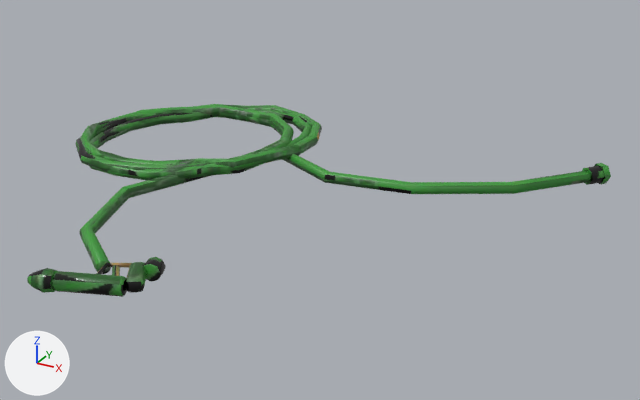
An edit to the glTF model assets/3d/fire/hose_coil.glb, drawn before and after from the same camera.
One viewpoint serves both versions: a camera (50 mm lens) standing at (1.99, -2.61, 1.21) and looking at (0.69, -0.25, 0.03). The lights are fixed; the arrows at lower left show +X, +Y and +Z. The older version comes first. Vertices at exactly the same position are counted once.

Objects in the first picture: 'hose_coil'.
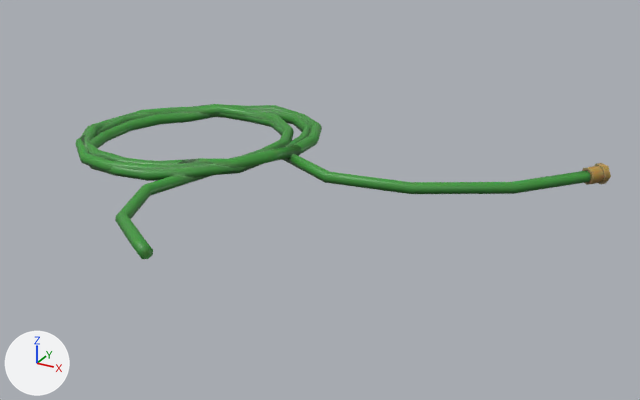
Changed parts and their boxes [x1, y1, x2, y2] in the pictures (640 x 400 px; the box of a moved part takes in the faces that stretch with it):
'hose_coil', reshaped (8% narrower, 20% shorter)
    before: [27, 104, 611, 297]
    after: [75, 104, 611, 259]
part 1 of me_hose_coil, deleted
    before: [27, 257, 166, 297]
part 2 of me_hose_coil, moved or reshaped
    before: [79, 175, 212, 274]
    after: [115, 175, 212, 259]
part 3 of me_hose_coil, surface changed
    before: [75, 104, 611, 264]
    after: [75, 104, 611, 239]

Patch to the scene script:
```diff
--- a/assets/3d/fire/hose_coil.glb.py
+++ b/assets/3d/fire/hose_coil.glb.py
@@ me_hose_coil @@
 # used by ob_hose_coil; location = (0.0, 0.0, 0.0)
-me_hose_coil.from_pydata(...)  # 988 vertices, 1940 faces; spans x -0.42..1.49, y -1.13..0.48, z -0.01..0.09
+me_hose_coil.from_pydata(...)  # 684 vertices, 1356 faces; spans x -0.42..1.49, y -0.86..0.48, z -0.01..0.09
+# me_hose_coil part 1: 6 loose pieces with 312 vertices, spanning x 0.25..0.55, y -1.13..-0.87, z 0.0..0.07, are deleted
+# me_hose_coil part 2
+# 2 vertices are removed from x 0.36..0.39, y -0.97..-0.94, z 0.02..0.03
+# 12 faces are deleted
+# 8 vertices in x 0.05..0.1, y -0.5, z 0.0..0.04 move by (0.05, 0.05, 0.0)
+# 6 vertices in x 0.16..0.19, y -0.82..-0.79, z 0.0..0.04 move by (0.03, 0.13, 0.0)
+# 3 vertices in x 0.37..0.38, y -0.96..-0.94, z 0.0..0.04 move by (-0.02, 0.17, 0.0)
+# 5 vertices move from x 0.16..0.39, y -0.97..-0.8, z 0.0..0.04 to x 0.2..0.37, y -0.79..-0.68, z 0.0..0.04
+# 4 vertices are added at (0.37, -0.76, 0.03), (0.34, -0.8, 0.02), (0.45, -0.82, 0.04), (0.42, -0.86, 0.03)
+# 6 new vertices lie (0.08, -0.06, 0.01) away from vertices in x 0.36..0.39, y -0.97..-0.94, z 0.0..0.04
+# 28 new faces join them
+# me_hose_coil part 3: 1296 kept faces spanning x -0.42..1.49, y -0.79..0.48, z -0.01..0.09 get new texture (UV) coordinates
 me_hose_coil.materials.append(mat_hose_coil)
```
